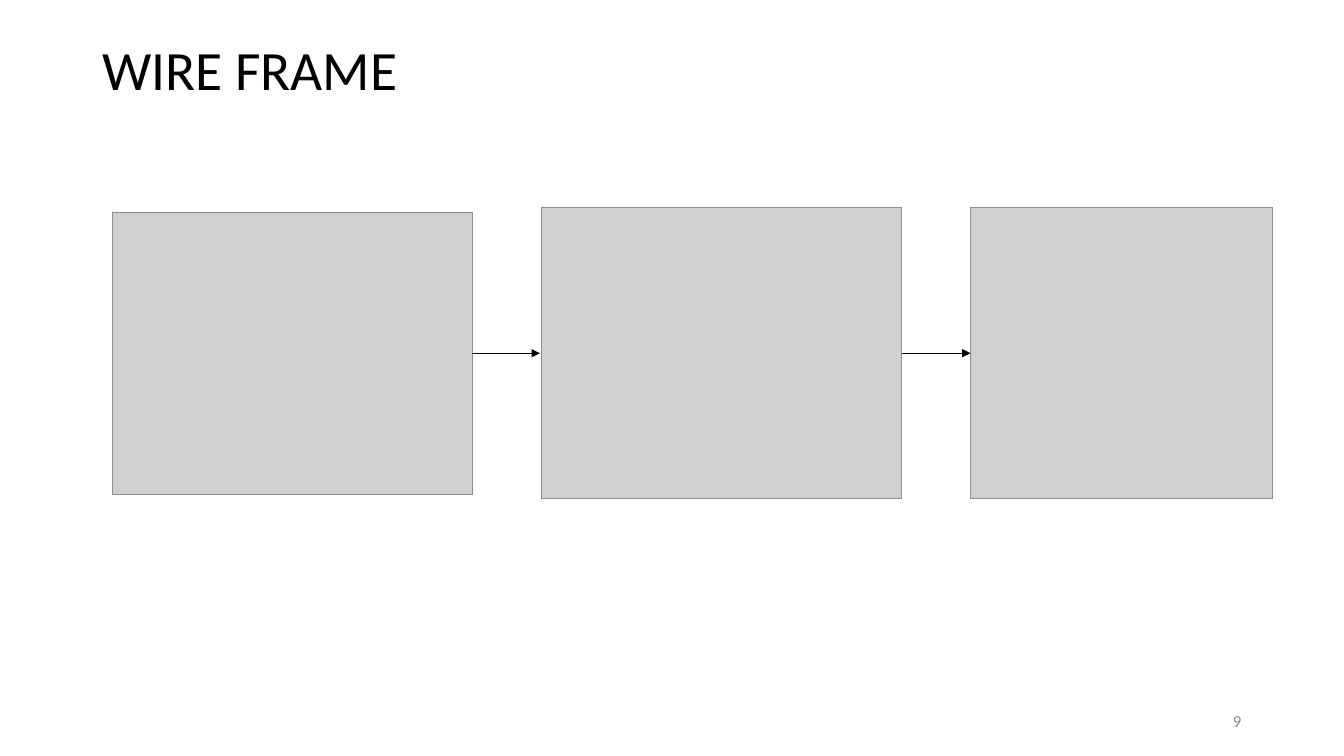
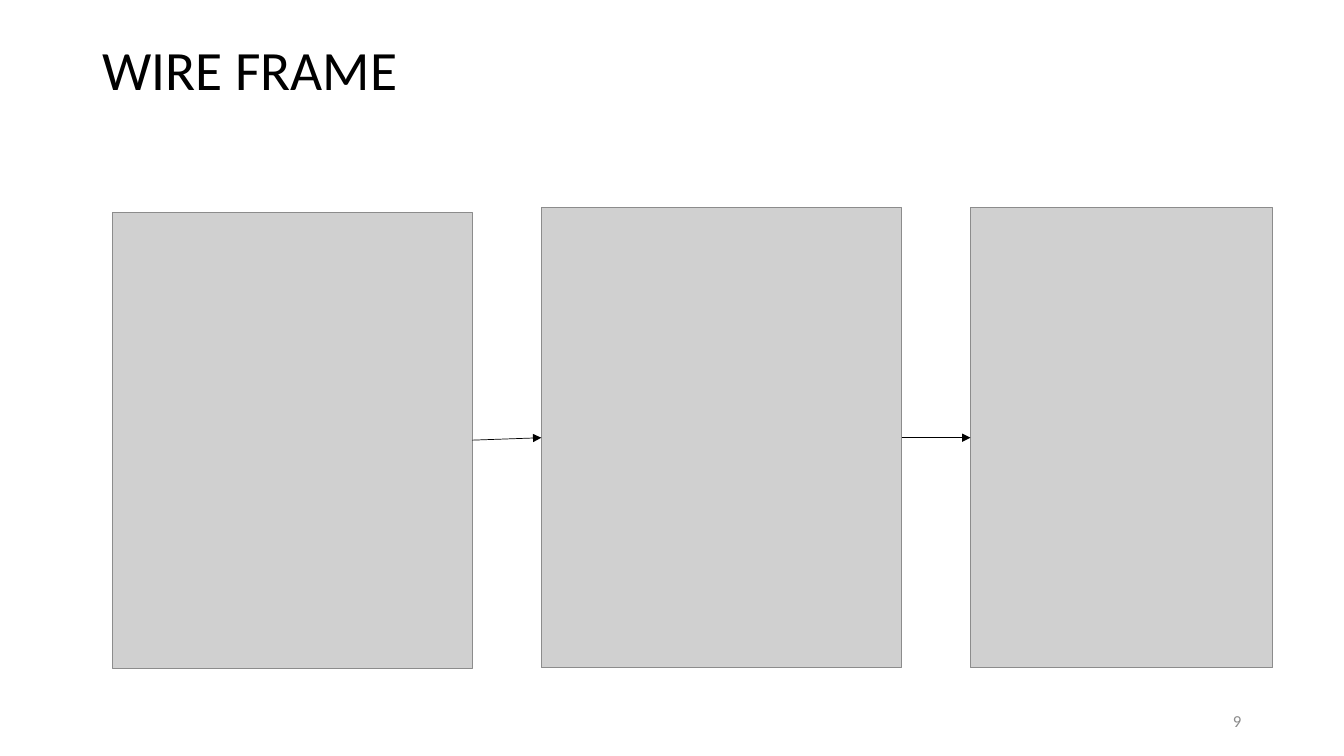
Before and after one commit to ARYANX00/web-application, a slide deck: slide 9 of Documents/Project PPT.pptx. Drawn at 1344x756 pixels with LibreOffice and Linux fonts; fonts in the diff are those of the drawing; grey boxes stand for pictures; background and template pictures are left out. Boxes give left, top, right and bottom in pixels: in the first picture for what was removed or moved away, otherwise in the second. Text is boxed around its words. In the diff, an @@ line names an element or a change of style, - is before the commit and + after.

```diff
--- a/Documents/Project PPT.pptx
+++ b/Documents/Project PPT.pptx
@@ picture: place and size @@
-picture at [541,208,901,499]
+picture at [541,208,901,668]
@@ picture: place and size @@
-picture at [971,208,1273,499]
+picture at [971,208,1273,668]
@@ picture: place and size @@
-picture at [112,213,472,495]
+picture at [112,213,472,668]
@@ arrow moved from (473, 353) - (540, 353) to (473, 441) - (541, 438) @@
@@ arrow moved from (901, 353) - (971, 353) to (901, 438) - (971, 438) @@
```
Also in this commit, not shown: 2 other slides changed.
